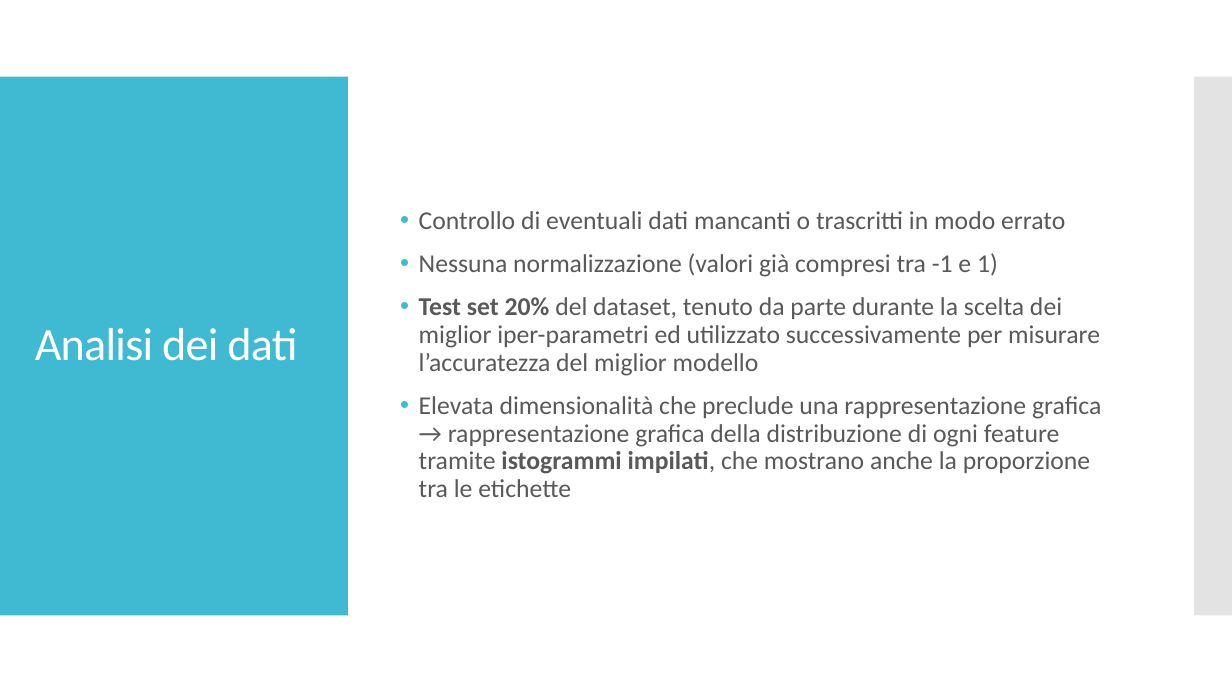
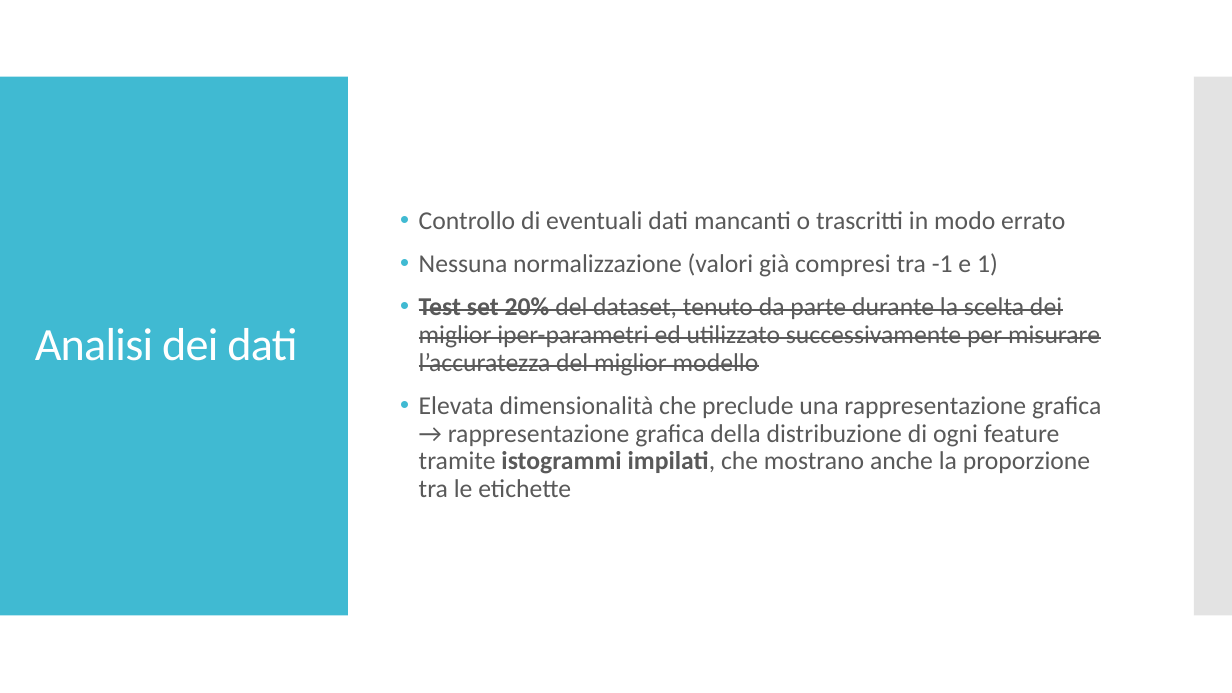
Before and after one commit to gianlubiscotto/Data-Analysis-and-Data-Mining, a slide deck: slide 3 of slide.pptx. Drawn at 1232x693 pixels with LibreOffice and Linux fonts; fonts in the diff are those of the drawing. Boxes give left, top, right and bottom in pixels: in the first picture for what was removed or moved away, otherwise in the second. Text is boxed around its words. In the diff, an @@ line names an element or a change of style, - is before the commit and + after.

```diff
--- a/slide.pptx
+++ b/slide.pptx
@@ text at (x1=419, y1=297, x2=1100, y2=376): strikethrough on in "Test set 20% del dataset, tenuto da ..." @@
```
Also in this commit, not shown: 3 other slides changed, 1 slide removed, 1 other file.
